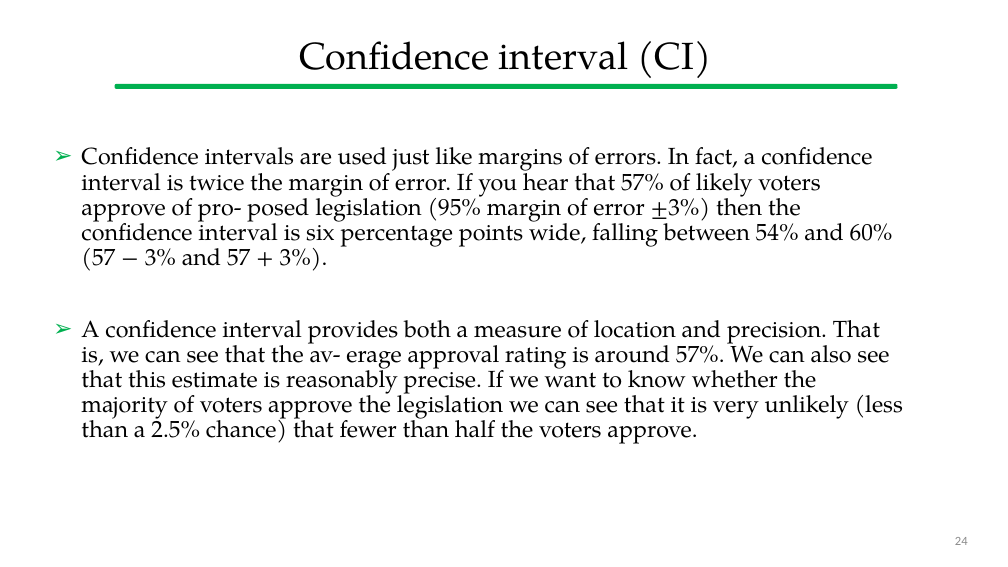
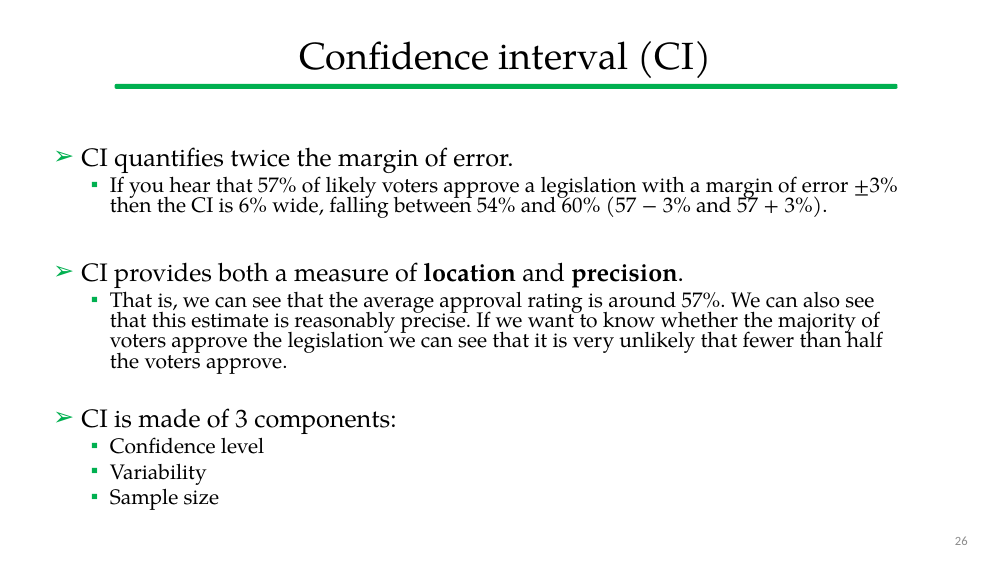
Before and after one commit to gcappon/bwthw, a slide deck: slide 26 of theory_11-usability_evaluation/theory_11-usability_evaluation.pptx (slide 24 before the commit). Drawn at 1008x567 pixels with LibreOffice and Linux fonts; fonts in the diff are those of the drawing. Boxes give left, top, right and bottom in pixels: in the first picture for what was removed or moved away, otherwise in the second. Text is boxed around its words. In the diff, an @@ line names an element or a change of style, - is before the commit and + after.

```diff
--- a/theory_11-usability_evaluation/theory_11-usability_evaluation.pptx
+++ b/theory_11-usability_evaluation/theory_11-usability_evaluation.pptx
@@ text at bbox=[81, 147, 898, 510]: text changed; size 22.2 to 20 pt @@
-➢ Confidence intervals are used just like margins of errors. In fact, a confidence interval is twice the margin of error. If you hear that 57% of likely voters approve of pro- posed legislation (95% margin of error ±3%) then the confidence interval is six percentage points wide, falling between 54% and 60% (57 − 3% and 57 + 3%).
-➢ A confidence interval provides both a measure of location and precision. That is, we can see that the av- erage approval rating is around 57%. We can also see that this estimate is reasonably precise. If we want to know whether the majority of voters approve the legislation we can see that it is very unlikely (less than a 2.5% chance) that fewer than half the voters approve.
+➢ CI quantifies twice the margin of error.
+  ▪ If you hear that 57% of likely voters approve a legislation with a margin of error ±3% then the CI is 6% wide, falling between 54% and 60% (57 − 3% and 57 + 3%).
+➢ CI provides both a measure of location and precision.
+  ▪ That is, we can see that the average approval rating is around 57%. We can also see that this estimate is reasonably precise. If we want to know whether the majority of voters approve the legislation we can see that it is very unlikely that fewer than half the voters approve.
+➢ CI is made of 3 components:
+  ▪ Confidence level
+  ▪ Variability
+  ▪ Sample size
@@ page number at bbox=[955, 536, 968, 545]: text changed @@
-24
+26
```
Also in this commit, not shown: 21 other slides changed, 11 slides added, 4 slides removed, 1 other file.
